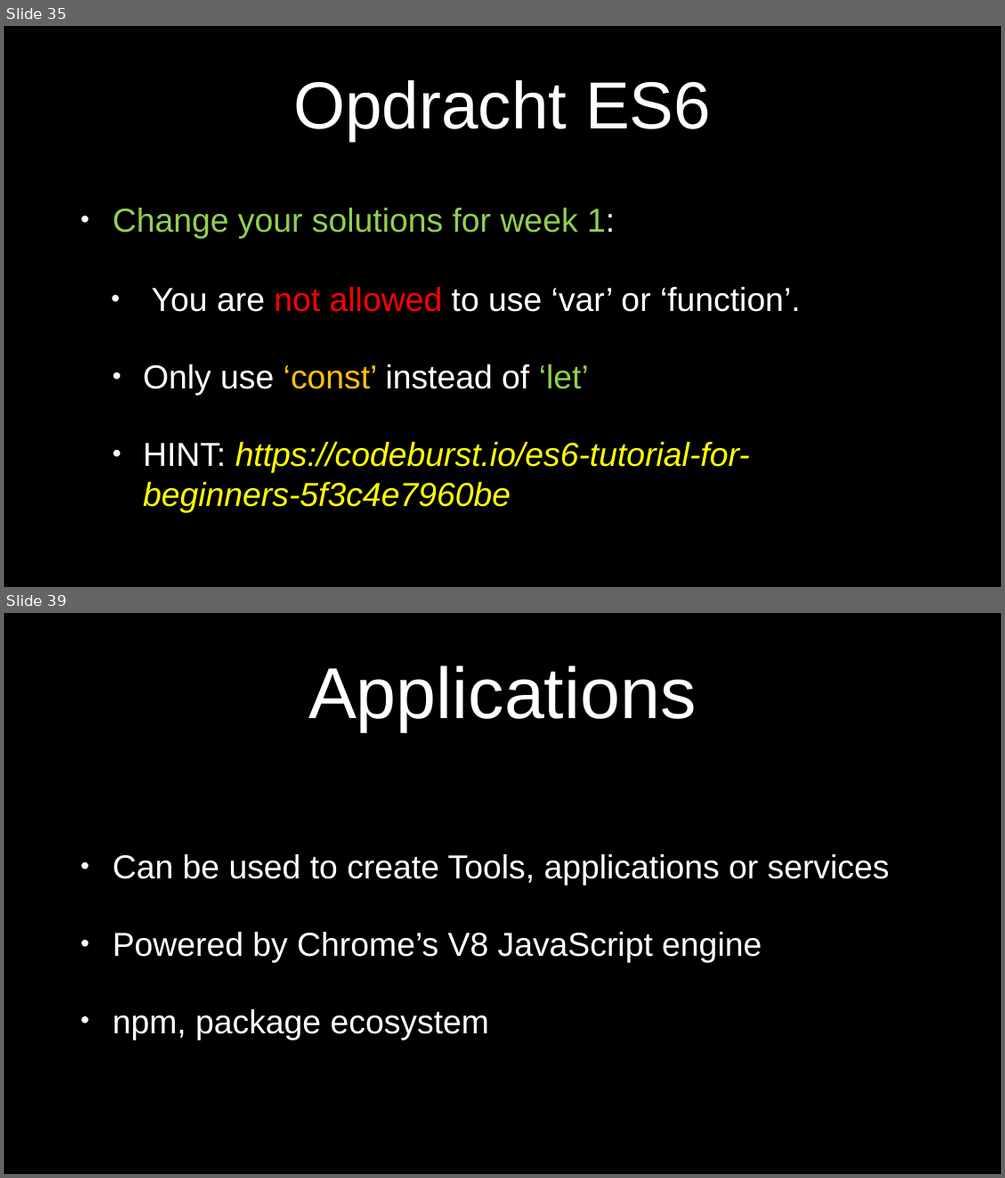
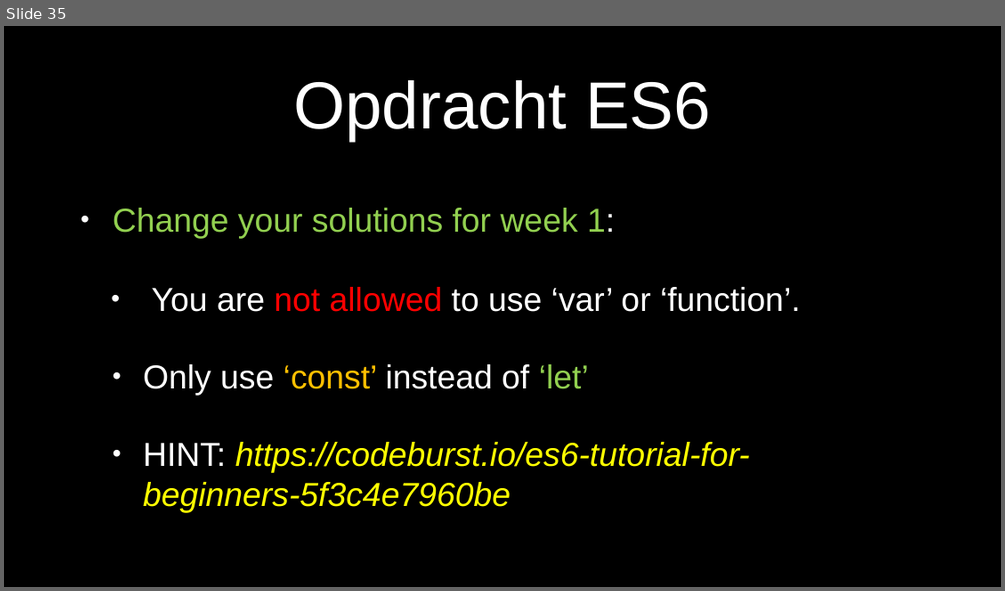
Before and after one commit to petereijgermans11/frontend-cursus, a slide deck: frontend-cursus/ 4 - ECMAScript 6 node-browser.pptx. Shown one above the other, each under a label of ours: slides 35 and 39 before the commit, slide 35 after it; the slides between them are not shown. The pictures are 1005x1178 and 1005x591 pixels, drawn with LibreOffice and Linux fonts; fonts in the diff are those of the drawing. Boxes give left, top, right and bottom in pixels: in the first picture for what was removed or moved away, otherwise in the second. Text is boxed around its words. In the diff, an @@ line names an element or a change of style, - is before the commit and + after.

```diff
--- a/frontend-cursus/ 4 - ECMAScript 6 node-browser.pptx
+++ b/frontend-cursus/ 4 - ECMAScript 6 node-browser.pptx
@@ slide 39 removed at (4, 613, 1001, 1174), background #000000 @@
@@ title removed at (308, 666, 696, 730) @@
-Applications
@@ text removed at (113, 854, 890, 1039) @@
-• Can be used to create Tools, applications or services
-• Powered by Chrome’s V8 JavaScript engine
-• npm, package ecosystem
```
Also in this commit, not shown: 8 other slides removed, 29 other files.
